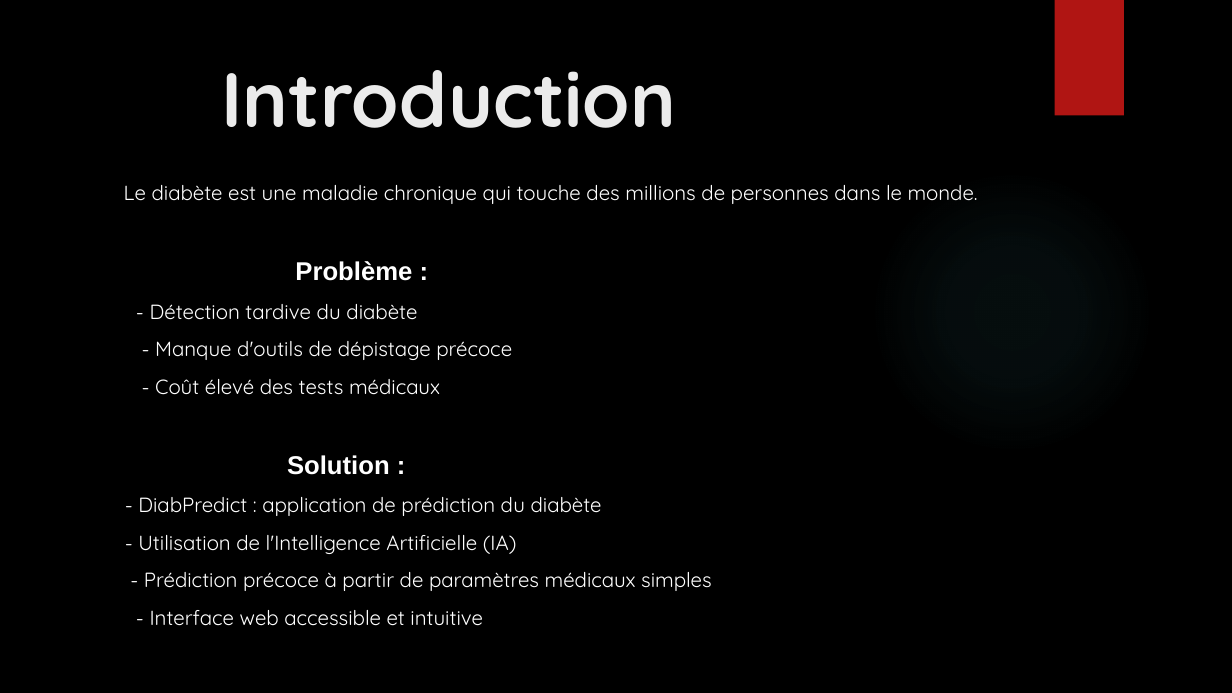
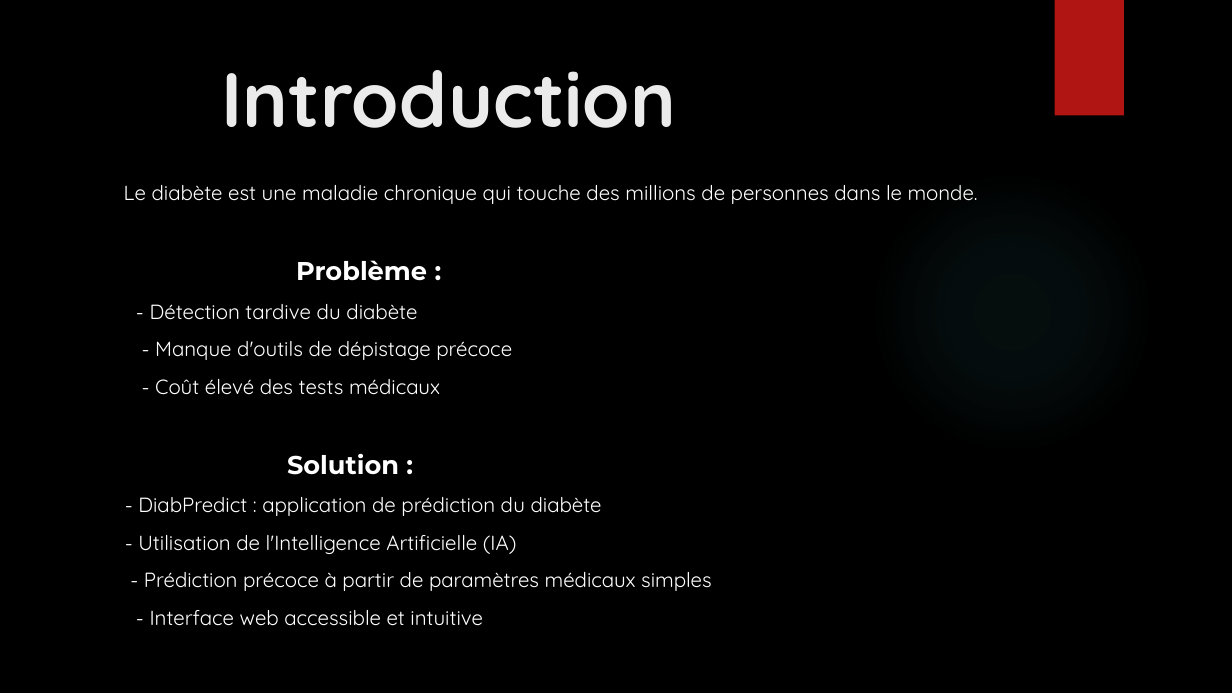
Before and after one commit to Mushobozi119997/DiabPredict, a slide deck: slide 3 of Fichier_Presentation DiabPredict.pptx. Drawn at 1232x693 pixels with LibreOffice and Linux fonts; fonts in the diff are those of the drawing; background and template pictures are left out. Boxes give left, top, right and bottom in pixels: in the first picture for what was removed or moved away, otherwise in the second. Text is boxed around its words. In the diff, an @@ line names an element or a change of style, - is before the commit and + after.

```diff
--- a/Fichier_Presentation DiabPredict.pptx
+++ b/Fichier_Presentation DiabPredict.pptx
@@ text at <box>287,260,427,475</box>: font Arial to Montserrat in "Problème :", "Solution :" @@
```
Also in this commit, not shown: 3 other slides changed.
